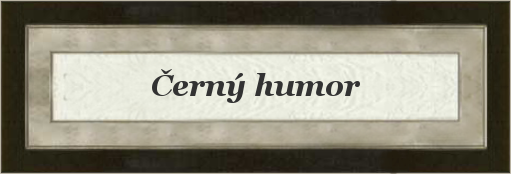
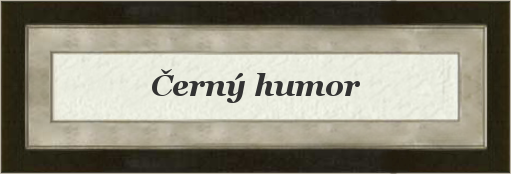
Layer changes from the first (511, 174) image to the second:
painted on "Card" over [30, 33, 488, 141]
